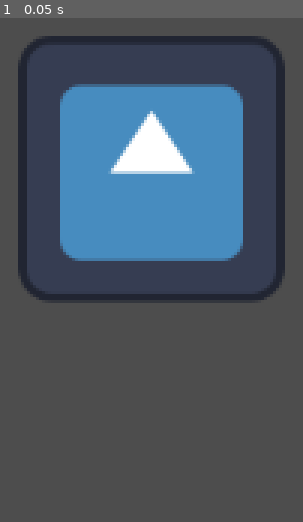
Above: before the commit, frame 1.
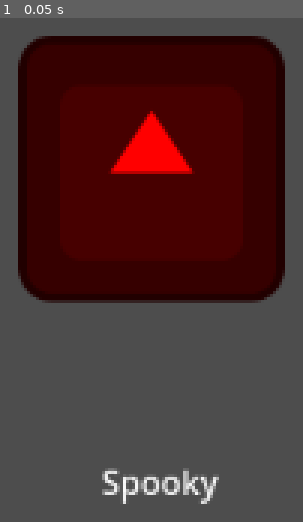
Above: after the commit, the same moment.

Repository: bezark/Scream-TV-Jam
Game: Godot game, scene res://main.tscn
Two runs of this game, one before a commit and one after it. Both use one fixed random seed, a clock stepped at 60 frames per second and the inputs below. The engine's default icon, where the game draws it, is replaced by a stand-in: a white triangle on a blue panel in a dark square.
Inputs:
- Up to frame 1 (0.05 s): no input

The runs differ from the first frame. In frame 1, 47% of the frame differs, in the area x 5-95%, y 3-97%.

Commit message:
Made spooky

Diff:
--- a/Scream-tv-jam/main.tscn
+++ b/Scream-tv-jam/main.tscn
@@ -5,5 +5,13 @@
 [node name="Main" type="Node2D"]
 
 [node name="Icon" type="Sprite2D" parent="."]
+modulate = Color(1, 0, 0, 1)
 position = Vector2(465, 211)
 texture = ExtResource("1_sov6r")
+
+[node name="Label" type="Label" parent="."]
+offset_left = 441.0
+offset_top = 350.0
+offset_right = 615.0
+offset_bottom = 436.0
+text = "Spooky"
--- a/Scream-tv-jam/project.godot
+++ b/Scream-tv-jam/project.godot
@@ -12,7 +12,7 @@
 
 config/name="Scream-tv-jam"
 run/main_scene="res://main.tscn"
-config/features=PackedStringArray("4.1", "GL Compatibility")
+config/features=PackedStringArray("4.2", "GL Compatibility")
 config/icon="res://icon.svg"
 
 [rendering]
